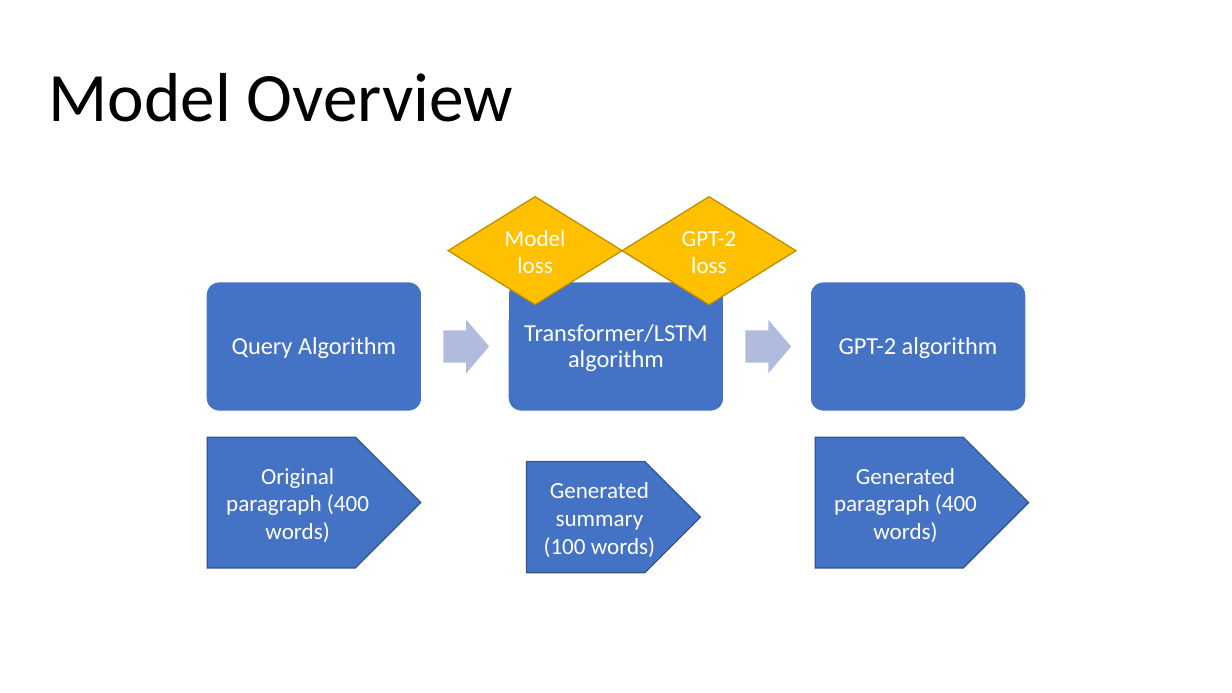
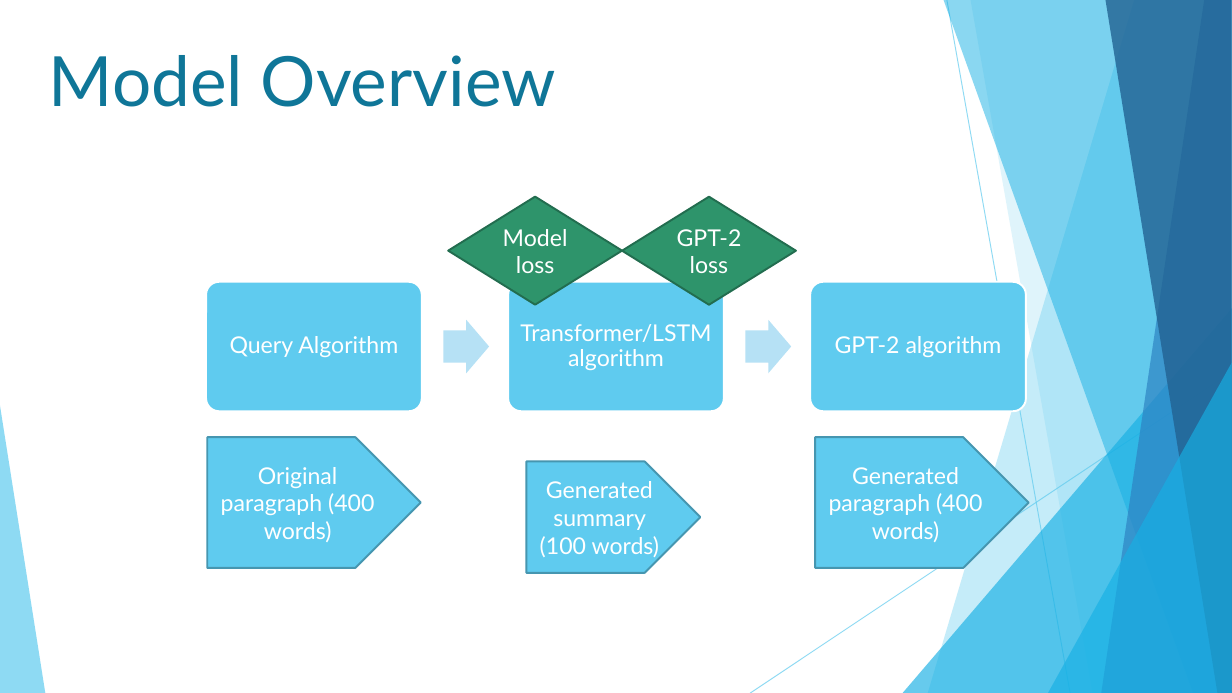
Before and after one commit to HomuraNagato/nerdy_nets, a slide deck: slide 2 of presentation/Nerdy Nets – GPT2.pptx. Drawn at 1232x693 pixels with LibreOffice and Linux fonts; fonts in the diff are those of the drawing. Boxes give left, top, right and bottom in pixels: in the first picture for what was removed or moved away, otherwise in the second. Text is boxed around its words. In the diff, an @@ line names an element or a change of style, - is before the commit and + after.

```diff
--- a/presentation/Nerdy Nets – GPT2.pptx
+++ b/presentation/Nerdy Nets – GPT2.pptx
@@ title "Model Overview" at (x1=49, y1=55, x2=556, y2=107): font Calibri to Lato, text colour #000000 to #0F7698; line spacing 0.9 to 1; vertical alignment middle to top @@
@@ diamond "Model loss" at (x1=448, y1=197, x2=622, y2=305): font Calibri to Lato; fill #FFC000 to #2E946B; outline #BD8E00 1 pt to #226D4F 1.5 pt @@
@@ diamond "GPT-2 loss" at (x1=622, y1=197, x2=796, y2=305): font Calibri to Lato; fill #FFC000 to #2E946B; outline #BD8E00 1 pt to #226D4F 1.5 pt @@
@@ fill #4472C4 to #5FCBEF; outline #FFFFFF 1 pt to #FFFFFF 1.5 pt in 3 elements at (x1=206, y1=282, x2=422, y2=411), (x1=508, y1=282, x2=725, y2=411), (x1=811, y1=282, x2=1027, y2=411) @@
@@ size 19 to 18 pt, font Calibri to Lato in 3 elements at (x1=230, y1=336, x2=398, y2=357), (x1=520, y1=324, x2=711, y2=370), (x1=835, y1=336, x2=1002, y2=357) @@
@@ right arrow at (x1=444, y1=320, x2=490, y2=373): fill #B0BCDE to #B6E2F6 @@
@@ right arrow at (x1=746, y1=320, x2=792, y2=373): fill #B0BCDE to #B6E2F6 @@
@@ group added at (x1=0, y1=0, x2=1232, y2=693): 5 freeform shapes, 3 triangles, 2 lines @@
@@ font Calibri to Lato; fill #4472C4 to #5FCBEF; outline #325491 1 pt to #4696B1 1.5 pt in 3 elements at (x1=207, y1=437, x2=421, y2=567), (x1=527, y1=461, x2=701, y2=573), (x1=815, y1=437, x2=1029, y2=567) @@
```
Also in this commit, not shown: 5 other slides changed, 8 slides added, 5 slides removed.
